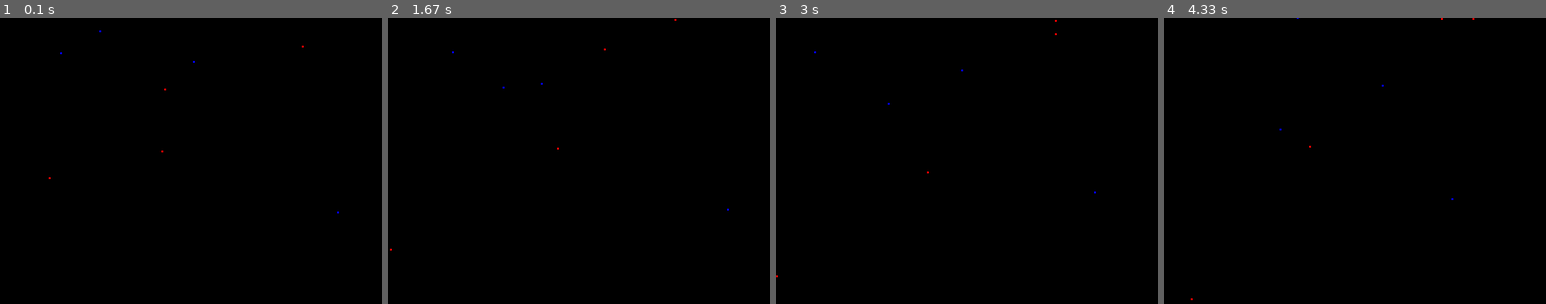
Above: before the commit, frames 1-4 (left to right).
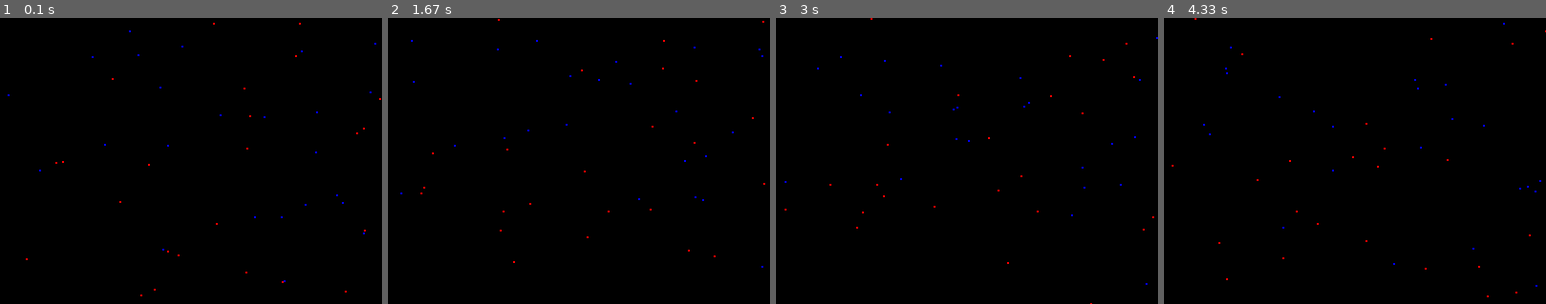
Above: after the commit, the same moments.

Repository: kartoffelknoedeln/PyGame
Game: pygame game, started from collision.py
Same seed, same stepped clock (60 frames per second), same inputs: the game is played once before the commit and once after it.
Inputs:
- Up to frame 1 (0.1 s): no input
- Up to frame 2 (1.67 s): no input
- Up to frame 3 (3 s): no input
- Up to frame 4 (4.33 s): no input

The runs differ from the first frame. In frame 1, 0.2% of the frame differs, in the area x 2-100%, y 1-98%; in frame 2, 0.2%; in frame 3, 0.2%; in frame 4, 0.2%.

Commit message:
Update collision.py

Diff:
--- a/collision.py
+++ b/collision.py
@@ -2,8 +2,8 @@
 import random
 import numpy as np
 
-MATTER = 5
-ANTIMATTER = 5
+MATTER = 25
+ANTIMATTER = 25
 
 WIDTH = 400
 HEIGHT = 300
